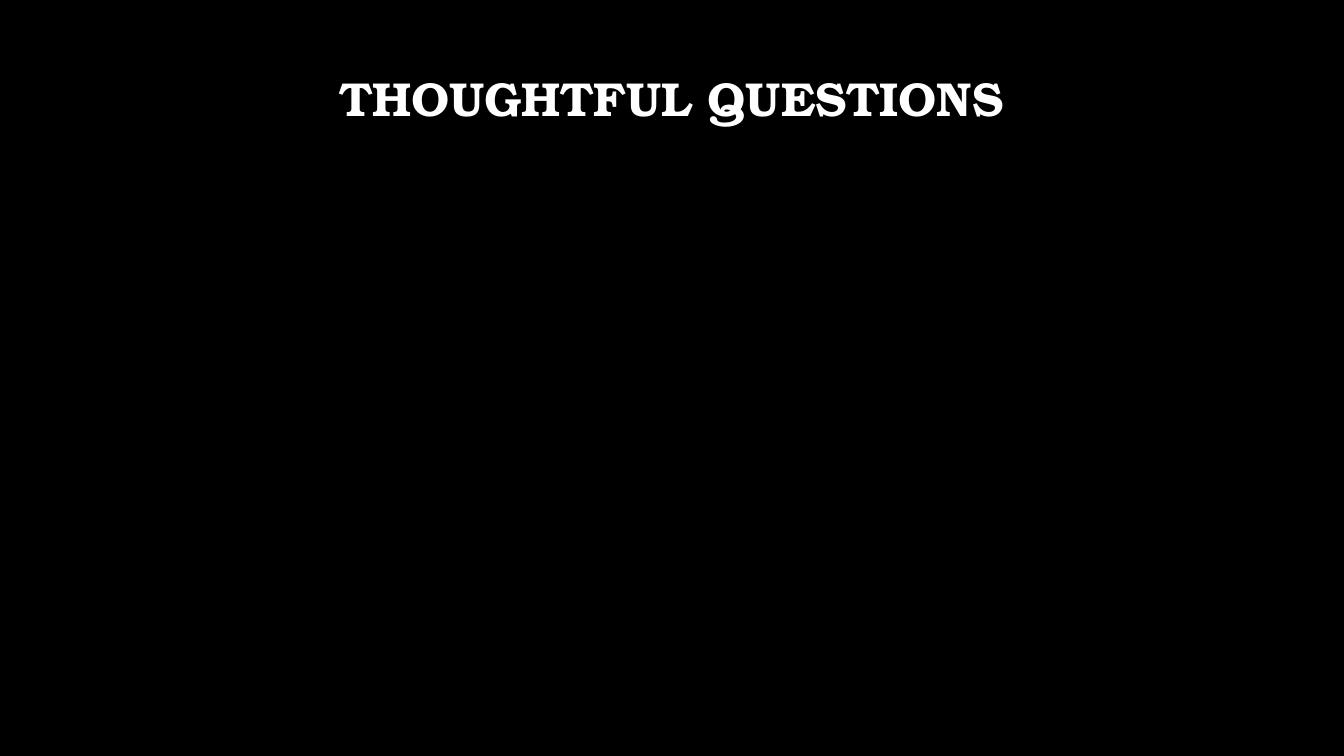
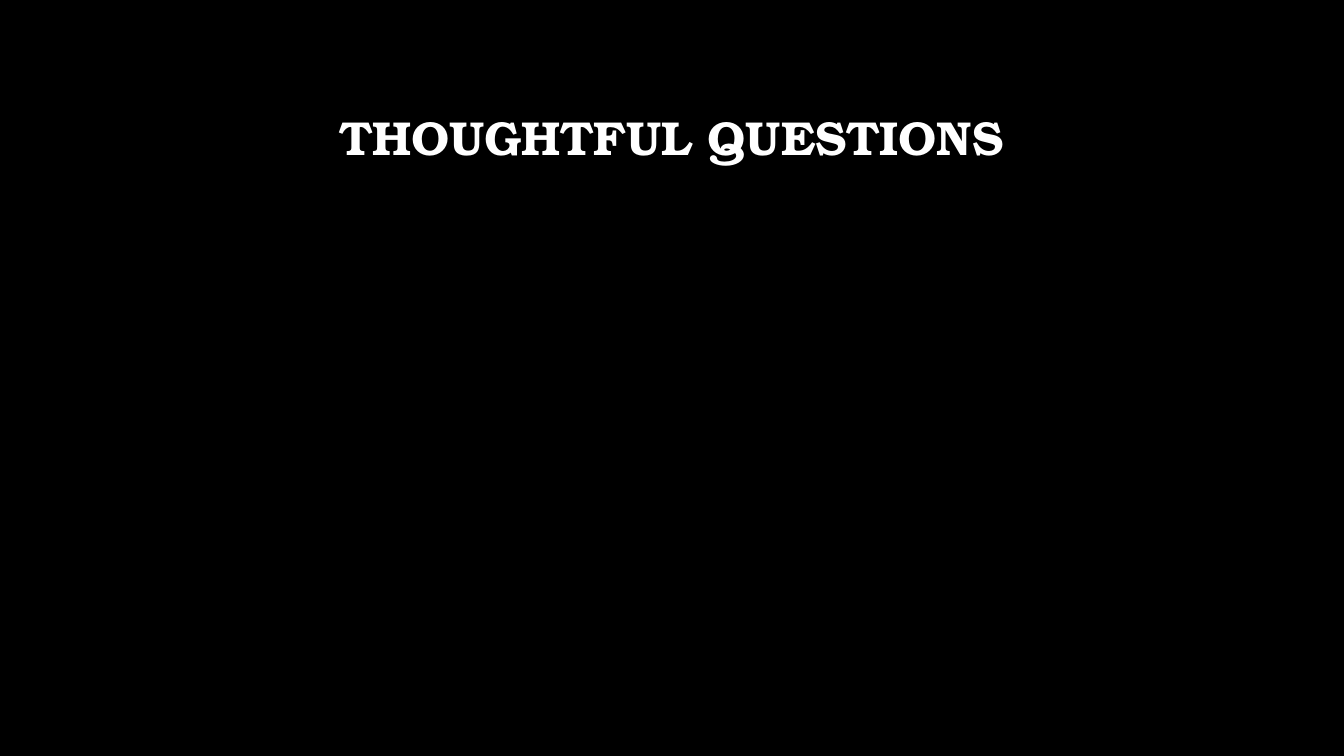
Before and after one commit to msnyde8/COSC757, a slide deck: slide 5 of Assignments/ArticleSummary/ArticleSummarySlides-MJS.pptx (slide 9 before the commit). Drawn at 1344x756 pixels with LibreOffice and Linux fonts; fonts in the diff are those of the drawing; background and template pictures are left out. Boxes give left, top, right and bottom in pixels: in the first picture for what was removed or moved away, otherwise in the second. Text is boxed around its words. In the diff, an @@ line names an element or a change of style, - is before the commit and + after.

```diff
--- a/Assignments/ArticleSummary/ArticleSummarySlides-MJS.pptx
+++ b/Assignments/ArticleSummary/ArticleSummarySlides-MJS.pptx
@@ title "THOUGHTFUL QUESTIONS": place and size @@
-title "THOUGHTFUL QUESTIONS" at bbox=[339, 83, 1004, 127]
+title "THOUGHTFUL QUESTIONS" at bbox=[339, 122, 1004, 166]
```
Also in this commit, not shown: 1 other slide changed, 3 slides added, 7 slides removed, 1 other file.
